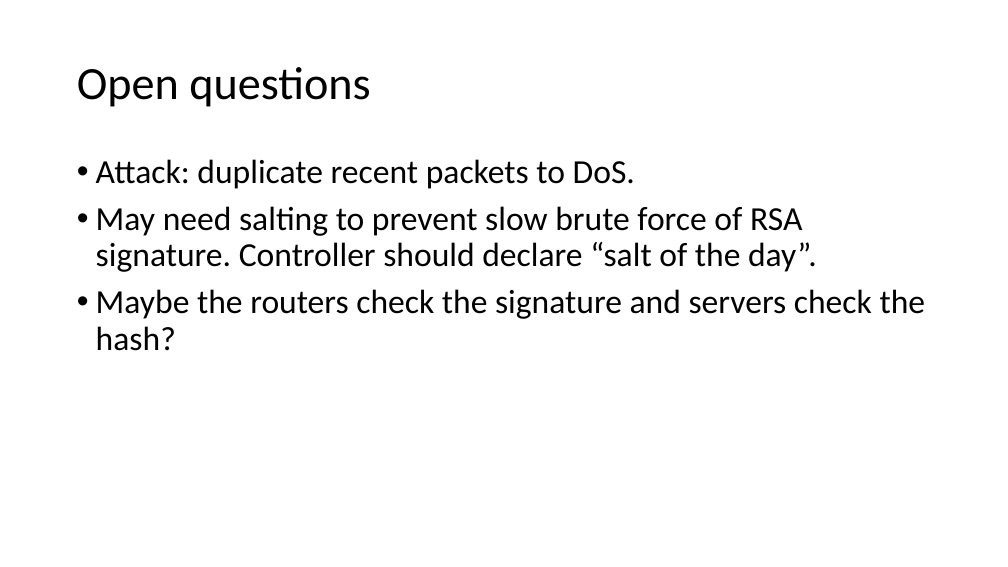
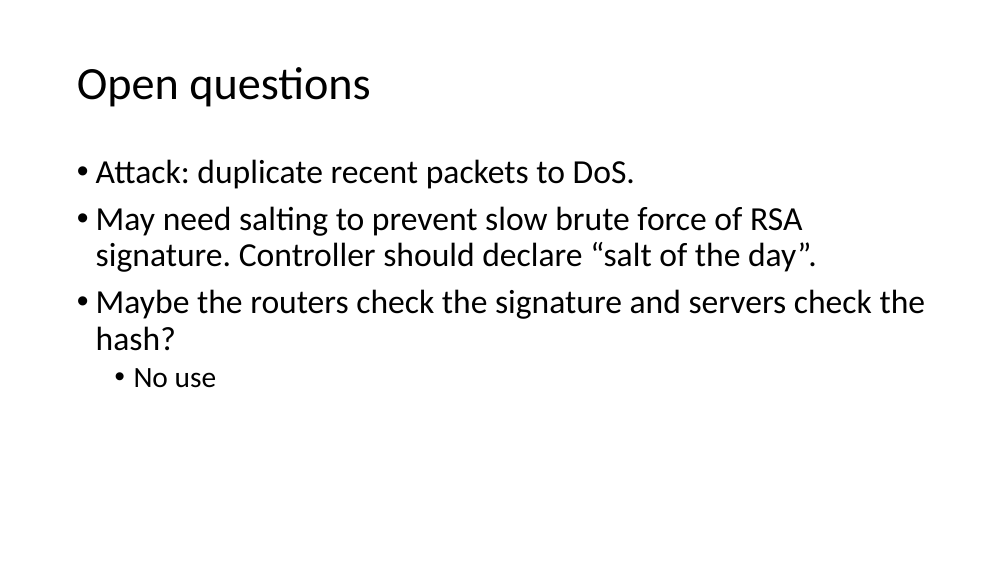
Before and after one commit to Daniel-Chin/AuthedIP, a slide deck: slide 14 of slides/protocol.pptx. Drawn at 1008x567 pixels with LibreOffice and Linux fonts; fonts in the diff are those of the drawing. Boxes give left, top, right and bottom in pixels: in the first picture for what was removed or moved away, otherwise in the second. Text is boxed around its words. In the diff, an @@ line names an element or a change of style, - is before the commit and + after.

```diff
--- a/slides/protocol.pptx
+++ b/slides/protocol.pptx
@@ text at (134,368,217,388): paragraph added @@
+  • No use
```
Also in this commit, not shown: 1 other slide changed, 9 other files.
